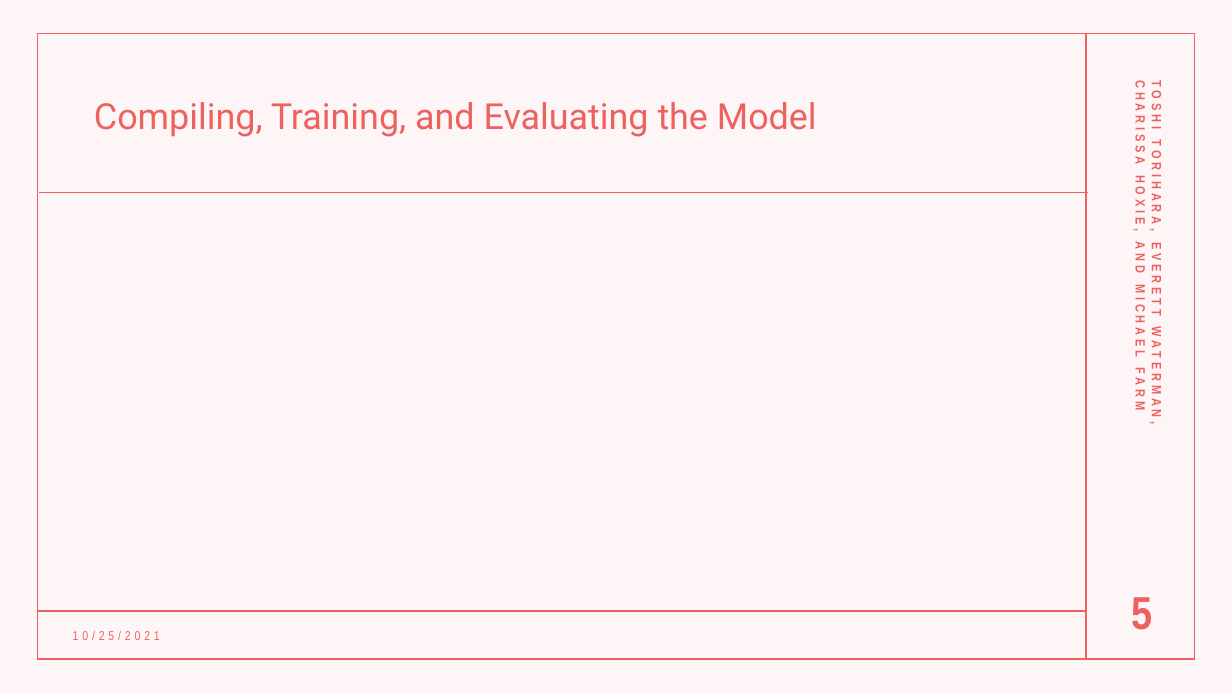
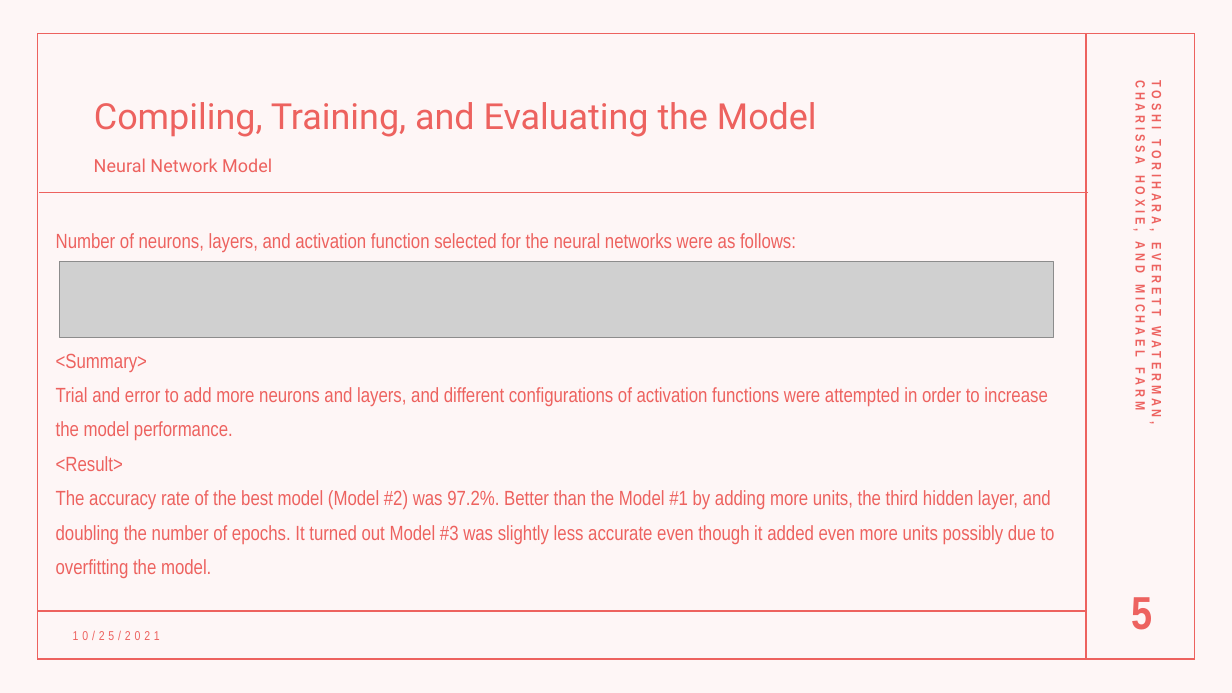
Before and after one commit to toshitorihara/Project4, a slide deck: slide 5 of mfarm/Project-4.pptx. Drawn at 1232x693 pixels with LibreOffice and Linux fonts; fonts in the diff are those of the drawing; grey boxes stand for pictures. Boxes give left, top, right and bottom in pixels: in the first picture for what was removed or moved away, otherwise in the second. Text is boxed around its words. In the diff, an @@ line names an element or a change of style, - is before the commit and + after.

```diff
--- a/mfarm/Project-4.pptx
+++ b/mfarm/Project-4.pptx
@@ text added at box(94, 158, 272, 172), 14 pt, text #ED625F @@
+Neural Network Model
@@ text added at box(56, 233, 1055, 578), 16 pt, text #ED625F @@
+Number of neurons, layers, and activation function selected for the neural networks were as follows:
+<Summary>
+Trial and error to add more neurons and layers, and different configurations of activation functions were attempted in order to increase the model performance.
+<Result>
+The accuracy rate of the best model (Model #2) was 97.2%. Better than the Model #1 by adding more units, the third hidden layer, and doubling the number of epochs. It turned out Model #3 was slightly less accurate even though it added even more units possibly due to overfitting the model.
@@ picture added at box(60, 262, 1054, 337) @@
```
Also in this commit, not shown: 1 other slide changed.
